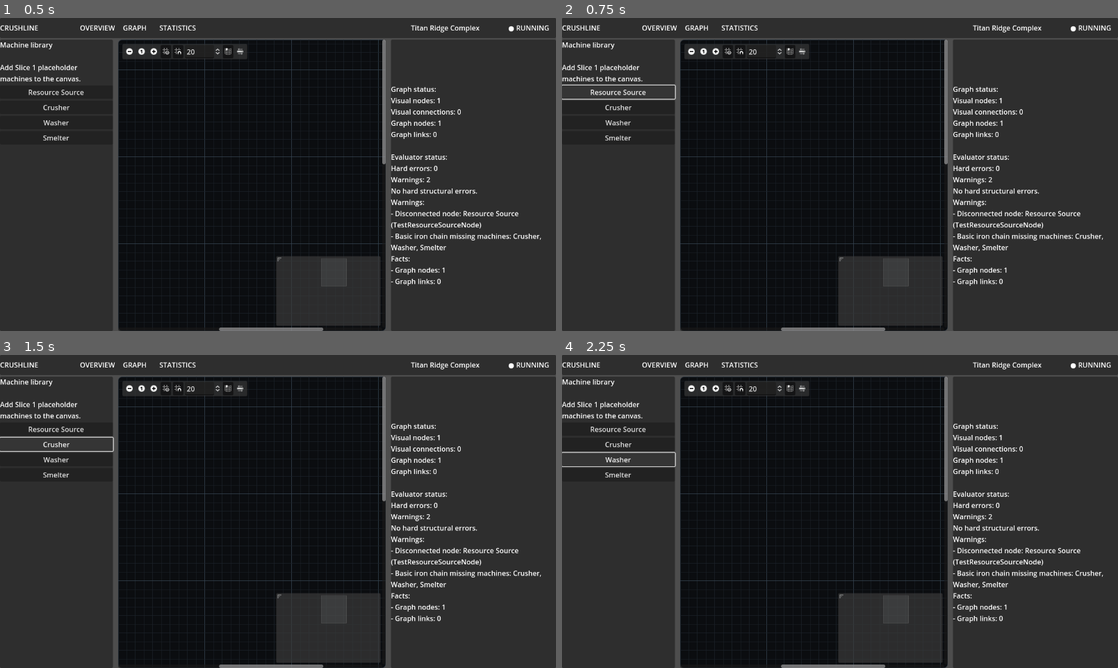
Above: before the commit, frames 1-4 (two rows, left to right).
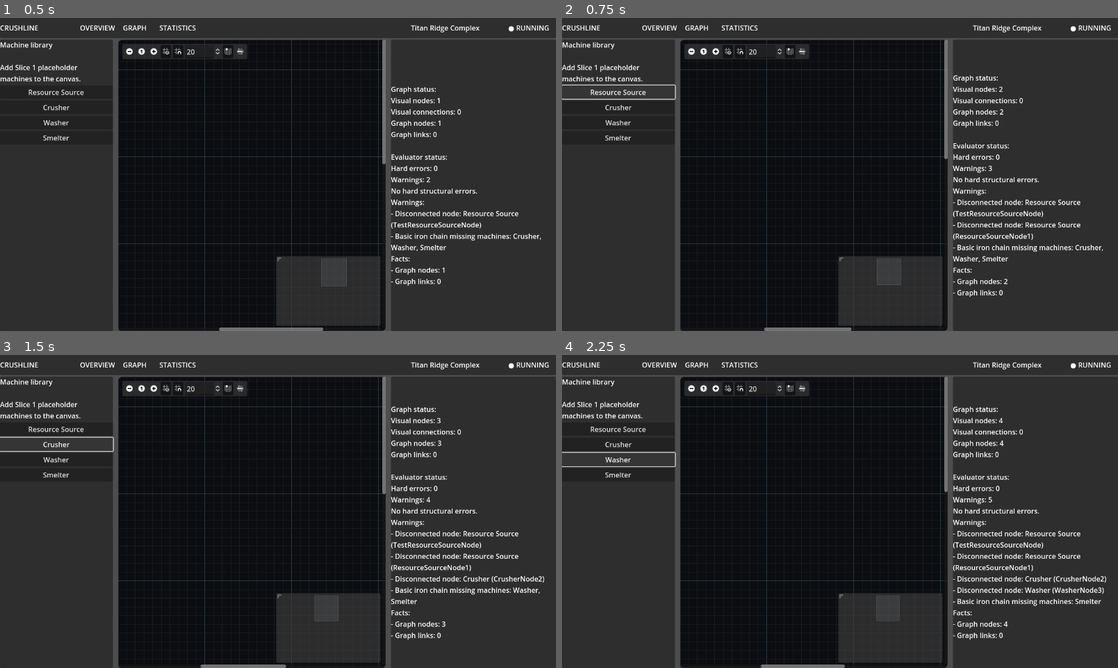
Above: after the commit, the same moments.

Repository: killerbearddude/Crushline-Godot
Game: Godot game, scene res://scenes/main/Main.tscn
Two runs of this game, one before a commit and one after it. Both use one fixed random seed, a clock stepped at 60 frames per second and the inputs below.
Inputs:
- Up to frame 1 (0.5 s): no input
- Up to frame 2 (0.75 s): click "Resource Source" at 0.5 s
- Up to frame 3 (1.5 s): click "Crusher" at 1.25 s
- Up to frame 4 (2.25 s): click "Washer" at 2 s

Frame 1 is identical in both runs. In frame 2, 2.8% of the frame differs, in the area x 36-98%, y 18-100%; in frame 3, 4.2%; in frame 4, 4.4%, in the area x 35-98%, y 16-100%.

Commit message:
Create graph nodes from catalog data

Diff:
--- a/scripts/ui/graph_view_controller.gd
+++ b/scripts/ui/graph_view_controller.gd
@@ -6,6 +6,7 @@
 const MACHINE_GRAPH_NODE_SCENE_PATH := "res://scenes/graph/MachineGraphNode.tscn"
 const CanvasAdapter = preload("res://scripts/graph/canvas_adapter.gd")
 const GraphEvaluator = preload("res://scripts/simulation/graph_evaluator.gd")
+const Slice1MachineCatalog = preload("res://scripts/content/slice1_machine_catalog.gd")
 const PORT_TYPE_RESOURCE := 0
 const CANVAS_BG := Color(0.045, 0.050, 0.062)
 const CANVAS_BORDER := Color(0.14, 0.18, 0.22)
@@ -31,6 +32,21 @@
 	_refresh_graph_model()
 
 
+func add_machine_node(machine_id: String) -> void:
+	var definition := Slice1MachineCatalog.get_machine_definition(machine_id)
+	if definition.is_empty():
+		status_text_changed.emit("Unknown machine definition: %s" % machine_id)
+		return
+
+	next_node_index += 1
+	var display_name := str(definition.get("display_name", machine_id))
+	var node_name := "%sNode%d" % [display_name.replace(" ", ""), next_node_index]
+	var position := Vector2(360.0 + (next_node_index * 40.0), 120.0 + (next_node_index * 30.0))
+	_create_machine_node_from_definition(node_name, definition, position)
+	_refresh_graph_model()
+	status_text_changed.emit(_describe_graph_status())
+
+
 func add_placeholder_machine_node(machine_display_name: String, input_port_label: String, output_port_label: String) -> void:
 	next_node_index += 1
 	var node_name := "%sNode%d" % [machine_display_name.replace(" ", ""), next_node_index]
@@ -102,17 +118,43 @@
 	if has_node(TEST_NODE_NAME):
 		return
 
-	_create_machine_node(TEST_NODE_NAME, "Resource Source", "In: none", "Out: Iron Ore", Vector2(80.0, 80.0))
+	var definition := Slice1MachineCatalog.get_machine_definition("resource_source")
+	if definition.is_empty():
+		_create_machine_node(TEST_NODE_NAME, "Resource Source", "In: none", "Out: Iron Ore", Vector2(80.0, 80.0))
+		return
+
+	_create_machine_node_from_definition(TEST_NODE_NAME, definition, Vector2(80.0, 80.0))
 
 
 func _create_machine_node(node_name: String, machine_display_name: String, input_port_label: String, output_port_label: String, position: Vector2) -> void:
+	var definition := {
+		"id": machine_display_name.to_snake_case(),
+		"display_name": machine_display_name,
+		"subtitle": "MACHINE",
+		"input_resource": input_port_label.replace("In: ", ""),
+		"output_resource": output_port_label.replace("Out: ", ""),
+		"rate_label": "ready",
+		"footer_label": "route pending",
+	}
+	_create_machine_node_from_definition(node_name, definition, position)
+
+
+func _create_machine_node_from_definition(node_name: String, definition: Dictionary, position: Vector2) -> void:
 	var machine_graph_node_scene := load(MACHINE_GRAPH_NODE_SCENE_PATH) as PackedScene
 	var graph_node := machine_graph_node_scene.instantiate()
 	graph_node.name = node_name
 	graph_node.position_offset = position
-	graph_node.set("machine_display_name", machine_display_name)
-	graph_node.set("input_port_label", input_port_label)
-	graph_node.set("output_port_label", output_port_label)
+	graph_node.set("machine_id", str(definition.get("id", "")))
+	graph_node.set("machine_display_name", str(definition.get("display_name", node_name)))
+	graph_node.set("machine_subtitle", str(definition.get("subtitle", "MACHINE")))
+	graph_node.set("input_port_label", Slice1MachineCatalog.input_port_label(definition))
+	graph_node.set("output_port_label", Slice1MachineCatalog.output_port_label(definition))
+	graph_node.set("input_resource", str(definition.get("input_resource", "input")))
+	graph_node.set("output_resource", str(definition.get("output_resource", "output")))
+	graph_node.set("byproduct_resource", str(definition.get("byproduct_resource", "")))
+	graph_node.set("nominal_rate_per_minute", int(definition.get("nominal_rate_per_minute", 0)))
+	graph_node.set("rate_label", str(definition.get("rate_label", "ready")))
+	graph_node.set("footer_label", str(definition.get("footer_label", "route pending")))
 
 	add_child(graph_node)
 
